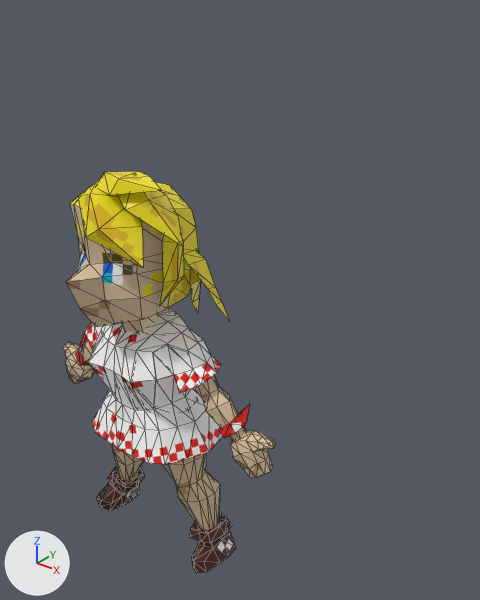
An edit to the glTF model Zero Princess/3D/Girls/Blonde/Blonde.glb, drawn before and after from the same camera.
The view is the same before and after, from a camera (50 mm lens) standing at (8.94, -8.21, 6.71) and looking at (0.48, 2.36, 0.16). Arrows for +X, +Y and +Z are at lower left; the lights stay in place. Mesh edges are drawn as thin lines. Vertices at the same position are counted once.
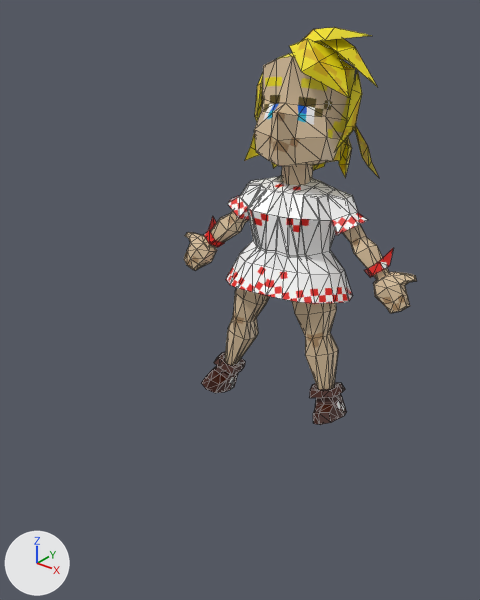
Where the newer file only moved an object's origin or applied its transform, the numbers keep the older frame.

Location of each change, [x1, y1, x2, y2] in pixels of the pictures (480 x 600 px):
'Cube.005', reshaped, rescaled (18% shorter)
    before: [84, 308, 223, 465]
    after: [226, 176, 368, 304]
'Cube', reshaped, rescaled (24% narrower, 22% shorter)
    before: [66, 182, 199, 327]
    after: [254, 53, 355, 166]
'Cube.002', reshaped (11% wider, 7% shorter)
    before: [80, 339, 246, 532]
    after: [204, 211, 389, 390]
'Plane', reshaped (9% narrower, 32% shorter)
    before: [78, 181, 143, 267]
    after: [290, 39, 349, 97]
'Cube.004', reshaped (31% shorter)
    before: [96, 466, 236, 573]
    after: [201, 352, 347, 425]
'Cube.003', reshaped (10% wider, 40% shorter)
    before: [63, 342, 275, 478]
    after: [184, 232, 417, 313]
'Plane.001', reshaped
    before: [117, 191, 183, 246]
    after: [315, 38, 377, 86]
'Plane.003', reshaped
    before: [159, 235, 184, 307]
    after: [255, 71, 362, 152]
'Plane.002', reshaped
    before: [96, 171, 161, 195]
    after: [302, 27, 372, 42]
'Plane.006', reshaped
    before: [184, 251, 229, 320]
    after: [244, 125, 379, 177]
'Cube.006', reshaped (9% wider, 41% shorter)
    before: [75, 333, 249, 438]
    after: [204, 216, 393, 278]
'Cube.001', reshaped
    before: [122, 313, 158, 333]
    after: [281, 165, 313, 185]
'Plane.005', reshaped
    before: [184, 269, 201, 313]
    after: [272, 137, 352, 177]
'Plane.004', reshaped (not visible before)
    after: [313, 163, 325, 171]

Diff of the bpy script that builds the scene:
```diff
--- a/Zero Princess/3D/Girls/Blonde/Blonde.glb.py
+++ b/Zero Princess/3D/Girls/Blonde/Blonde.glb.py
@@ me_cube @@
-me_cube.from_pydata(...)  # 66 vertices, 128 faces; spans x -1.14..1.14, y -1.87..1.06, z 0.86..3.48
+me_cube.from_pydata(...)  # 66 vertices, 128 faces; spans x -0.24..0.44, y 1.07..1.92, z 0.8..1.6
+# me_cube part 1: 66 of 66 vertices moved; they spanned x -1.14..1.14, y -1.87..1.06, z 0.86..3.48 and now span x -0.24..0.44, y 1.07..1.92, z 0.8..1.6; mean shift (0.1, 1.75, -0.83); largest move (0.0, -1.34, 3.14) -> (0.14, 1.27, 1.58)
 me_cube.materials.append(mat_material)
@@ me_cube_001 @@
 me_cube_001.from_pydata(...)  # 12 vertices, 12 faces; spans x -0.293..0.332, y -0.754..0.161, z 0.215..1.165
+# me_cube_001 part 2: the whole mesh is multiplied about its middle by the matrix ((0.985, -0.163, -0.048), (0.17, 0.954, 0.245), (0.006, -0.25, 0.968)), then moved by (0.403, 4.857, 1.877)
 me_cube_001.materials.append(mat_material)
@@ me_cube_002 @@
 me_cube_002.from_pydata(...)  # 238 vertices, 472 faces; spans x -2.5..2.5, y -1.1..0.72, z -4.45..0.66
+# me_cube_002 part 3: the whole mesh is multiplied about its middle by the matrix ((0.985, -0.163, -0.048), (0.17, 0.954, 0.245), (0.006, -0.25, 0.968)), then moved by (0.51, 4.22, 1.93)
 me_cube_002.materials.append(mat_material)
@@ me_cube_003 @@
 me_cube_003.from_pydata(...)  # 92 vertices, 176 faces; spans x -3.1..3.1, y -0.21..0.36, z -2.15..-1.17
+# me_cube_003 part 4: the whole mesh is multiplied about its middle by the matrix ((0.985, -0.163, -0.048), (0.17, 0.954, 0.245), (0.006, -0.25, 0.968)), then moved by (0.46, 4.26, 1.86)
 me_cube_003.materials.append(mat_material)
@@ me_cube_004 @@
 me_cube_004.from_pydata(...)  # 96 vertices, 184 faces; spans x -1.92..1.92, y -0.57..0.68, z -5.17..-4.22
+# me_cube_004 part 5: the whole mesh is multiplied about its middle by the matrix ((0.985, -0.163, -0.048), (0.17, 0.954, 0.245), (0.006, -0.25, 0.968)), then moved by (0.61, 3.52, 1.96)
 me_cube_004.materials.append(mat_material)
@@ me_plane_001 @@
 me_plane_001.from_pydata(...)  # 8 vertices, 8 faces; spans x -0.22..1.37, y -1.63..-0.78, z 2.4..3.5
+# me_plane_001 part 8: the whole mesh is multiplied about its middle by the matrix ((0.985, -0.163, -0.048), (0.17, 0.954, 0.245), (0.006, -0.25, 0.968)), then moved by (0.43, 5.55, 2.04)
 me_plane_001.materials.append(mat_material)
@@ me_plane_002 @@
 me_plane_002.from_pydata(...)  # 8 vertices, 8 faces; spans x -0.13..1.77, y -1.22..-0.17, z 2.71..3.75
+# me_plane_002 part 9: the whole mesh is multiplied about its middle by the matrix ((0.985, -0.163, -0.048), (0.17, 0.954, 0.245), (0.006, -0.25, 0.968)), then moved by (0.33, 5.63, 1.9)
 me_plane_002.materials.append(mat_material)
@@ me_plane_003 @@
 me_plane_003.from_pydata(...)  # 8 vertices, 8 faces; spans x -0.25..1.57, y -1.28..-0.56, z 3.45..3.78
+# me_plane_003 part 10: the whole mesh is multiplied about its middle by the matrix ((0.985, -0.163, -0.048), (0.17, 0.954, 0.245), (0.006, -0.25, 0.968)), then moved by (0.35, 5.71, 1.94)
 me_plane_003.materials.append(mat_material)
@@ me_plane_004 @@
 me_plane_004.from_pydata(...)  # 16 vertices, 16 faces; spans x -1.18..1.35, y -0.68..-0.1, z 1.27..3.07
+# me_plane_004 part 11: the whole mesh is multiplied about its middle by the matrix ((0.985, -0.163, -0.048), (0.17, 0.954, 0.245), (0.006, -0.25, 0.968)), then moved by (0.35, 5.24, 1.85)
 me_plane_004.materials.append(mat_material)
@@ me_plane_005 @@
 me_plane_005.from_pydata(...)  # 9 vertices, 8 faces; spans x -0.364..0.364, y 0.496..0.75, z 0.802..1.842
+# me_plane_005 part 12: the whole mesh is multiplied about its middle by the matrix ((0.985, -0.163, -0.048), (0.17, 0.954, 0.245), (0.006, -0.25, 0.968)), then moved by (0.222, 4.967, 1.628)
 me_plane_005.materials.append(mat_material)
@@ me_plane_006 @@
 me_plane_006.from_pydata(...)  # 20 vertices, 20 faces; spans x -0.99..0.99, y 0.1..0.68, z 0.73..1.79
+# me_plane_006 part 13: the whole mesh is multiplied about its middle by the matrix ((0.985, -0.163, -0.048), (0.17, 0.954, 0.245), (0.006, -0.25, 0.968)), then moved by (0.26, 4.96, 1.69)
 me_plane_006.materials.append(mat_material)
@@ me_plane_007 @@
 me_plane_007.from_pydata(...)  # 18 vertices, 14 faces; spans x -1.78..1.78, y 0.02..0.72, z 0.83..2.12
+# me_plane_007 part 14: the whole mesh is multiplied about its middle by the matrix ((0.985, -0.163, -0.048), (0.17, 0.954, 0.245), (0.006, -0.25, 0.968)), then moved by (0.26, 5.02, 1.69)
 me_plane_007.materials.append(mat_material)
@@ me_cube_006 @@
 me_cube_006.from_pydata(...)  # 24 vertices, 24 faces; spans x -2.44..2.44, y -0.22..0.31, z -1.42..-0.66
+# me_cube_006 part 7: the whole mesh is multiplied about its middle by the matrix ((0.985, -0.163, -0.048), (0.17, 0.954, 0.245), (0.006, -0.25, 0.968)), then moved by (0.43, 4.41, 1.85)
 me_cube_006.materials.append(mat_material)
@@ me_cube_005 @@
-me_cube_005.from_pydata(...)  # 124 vertices, 220 faces; spans x -1.79..1.79, y -1.15..1.12, z -2.12..0.71
+me_cube_005.from_pydata(...)  # 124 vertices, 220 faces; spans x -0.42..0.66, y 0.93..1.64, z -0.14..0.77
+# me_cube_005 part 6: 124 of 124 vertices moved; they spanned x -1.79..1.79, y -1.15..1.12, z -2.12..0.71 and now span x -0.42..0.66, y 0.93..1.64, z -0.14..0.77; mean shift (0.13, 1.45, 1.01); largest move (-0.8, -1.02, -2.11) -> (-0.04, 0.93, 0.01)
 me_cube_005.materials.append(mat_material)
@@ ob_cube @@
 ob_cube.location = (0.0, 0.0, 0.0)
+ob_cube.scale = (3.29, 3.29, 3.29)
@@ ob_cube_005 @@
 ob_cube_005.location = (0.0, 0.0, 0.0)
+ob_cube_005.scale = (3.29, 3.29, 3.29)
```
